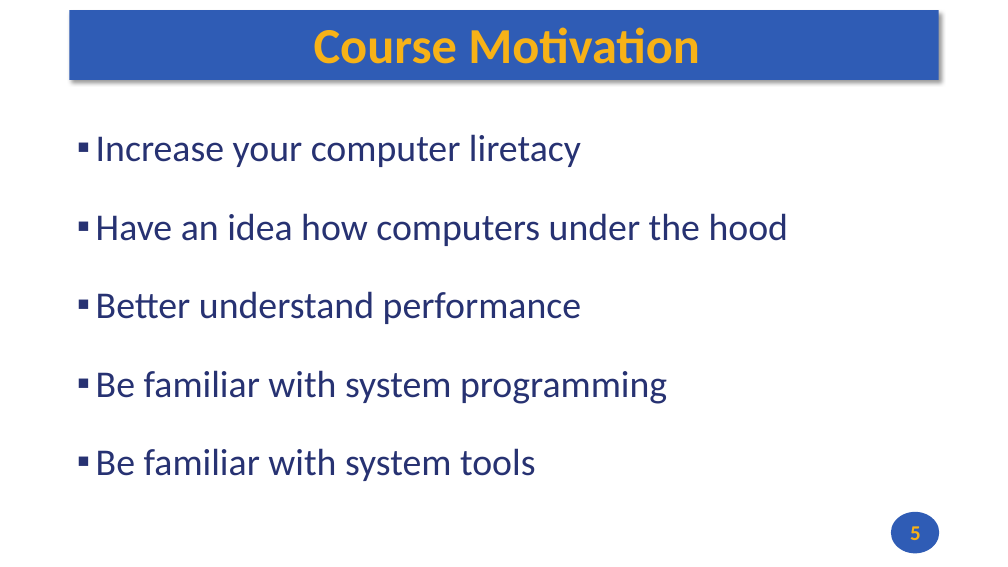
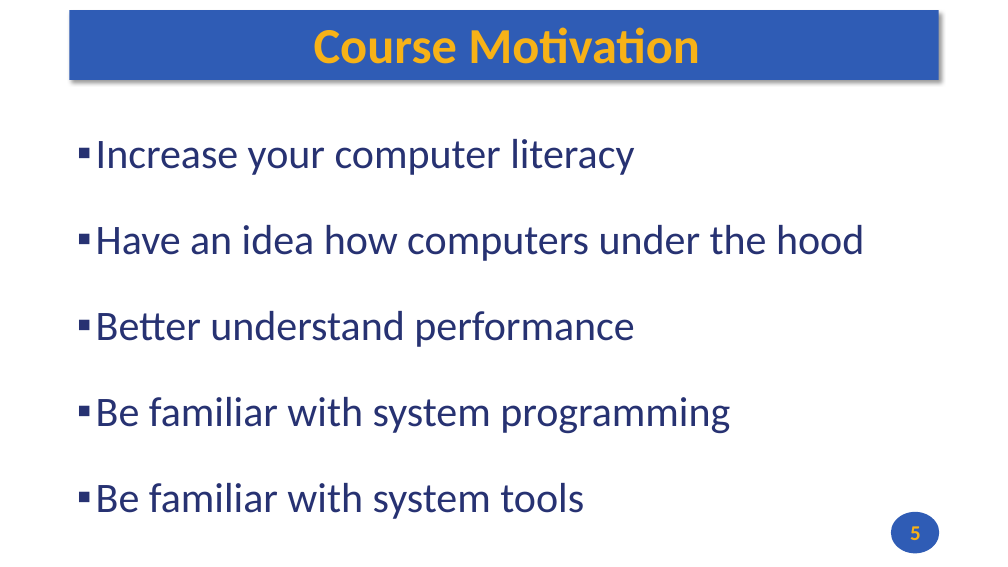
Before and after one commit to andrewt0301/hse-acos-course, a slide deck: slide 5 of docs/part1ca/01_Introduction/CA_Lecture_01.pptx. Drawn at 1008x567 pixels with LibreOffice and Linux fonts; fonts in the diff are those of the drawing. Boxes give left, top, right and bottom in pixels: in the first picture for what was removed or moved away, otherwise in the second. Text is boxed around its words. In the diff, an @@ line names an element or a change of style, - is before the commit and + after.

```diff
--- a/docs/part1ca/01_Introduction/CA_Lecture_01.pptx
+++ b/docs/part1ca/01_Introduction/CA_Lecture_01.pptx
@@ text at (96, 139, 634, 175): text changed; size 36 to 40 pt @@
-▪ Increase your computer liretacy
+▪ Increase your computer literacy
@@ text at (96, 225, 864, 519): size 36 to 40 pt in "Have an idea how computers under the ...", "Better understand performance", "Be familiar with system programming", "Be familiar with system tools" @@
```
Also in this commit, not shown: 6 other slides changed, 3 slides added, 1 other file.
